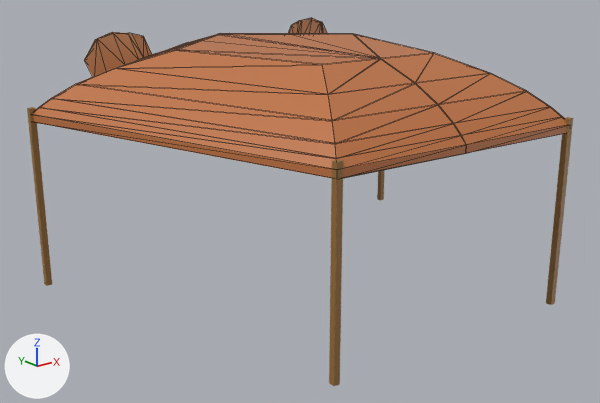
What one commit did to the glTF model Terrain/lv3huntCenter.glb.
Rendered twice from a camera (50 mm lens) standing at (-7.28, -8.96, 3.69) and looking at (0.14, 0.32, -0.01). Arrows for +X, +Y and +Z are at lower left; the lights stay in place. The picture after the commit comes second. Mesh edges are drawn as thin lines on the coarser meshes. Where no turn or scale is listed for an object, it has been applied to the vertices.
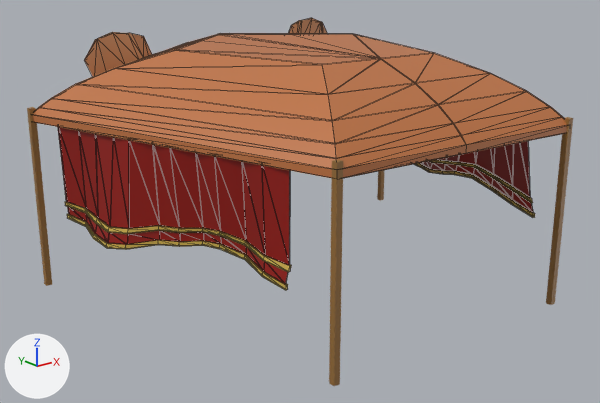
Boxes [x1, y1, x2, y2] around the edits, measured in the pictures (600 x 403 px):
'Plane', added: after [58, 127, 535, 290]
    faces in mat_material (red #930e01): [58, 127, 533, 284]
    faces in mat_material_007 (yellow #cdad4d): [65, 160, 535, 290]

Diff of the bpy script that builds the scene:
```diff
--- a/Terrain/lv3huntCenter.glb.py
+++ b/Terrain/lv3huntCenter.glb.py
@@ mat_material @@
+mat_material = principled_material('Material')
+mat_material.base_color = (0.291, 0.00423, 0.000343)  # red #930e01
@@ mat_material_007 @@
+mat_material_007 = principled_material('Material.007')
+mat_material_007.base_color = (0.61, 0.417, 0.0733)  # yellow #cdad4d
@@ me_plane @@
+me_plane.from_pydata(...)  # 432 vertices, 856 faces; spans x -3.11..3.08, y -2.45..1.39, z -0.01..1.46
+# faces by material slot: [236, 620]
+me_plane.materials.append(mat_material)  # red #930e01
+me_plane.materials.append(mat_material_007)  # yellow #cdad4d
@@ ob_plane @@
+ob_plane = bpy.data.objects.new('Plane', me_plane)
+ob_plane.location = (0.0, 0.0, 0.0)
```
